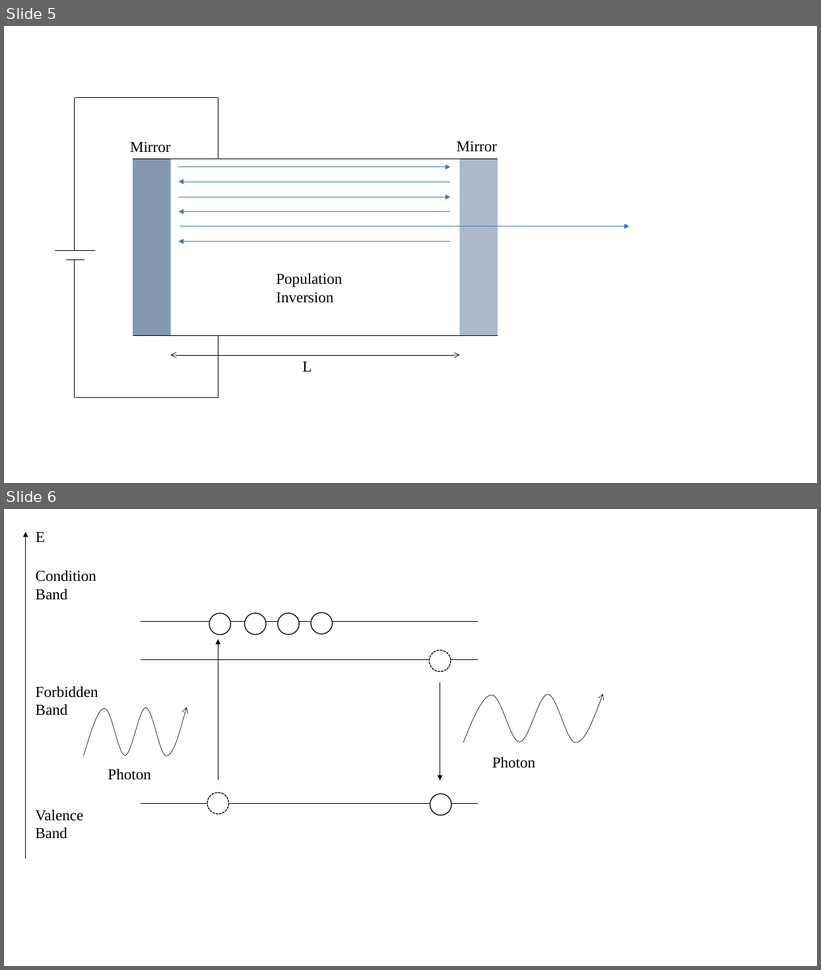
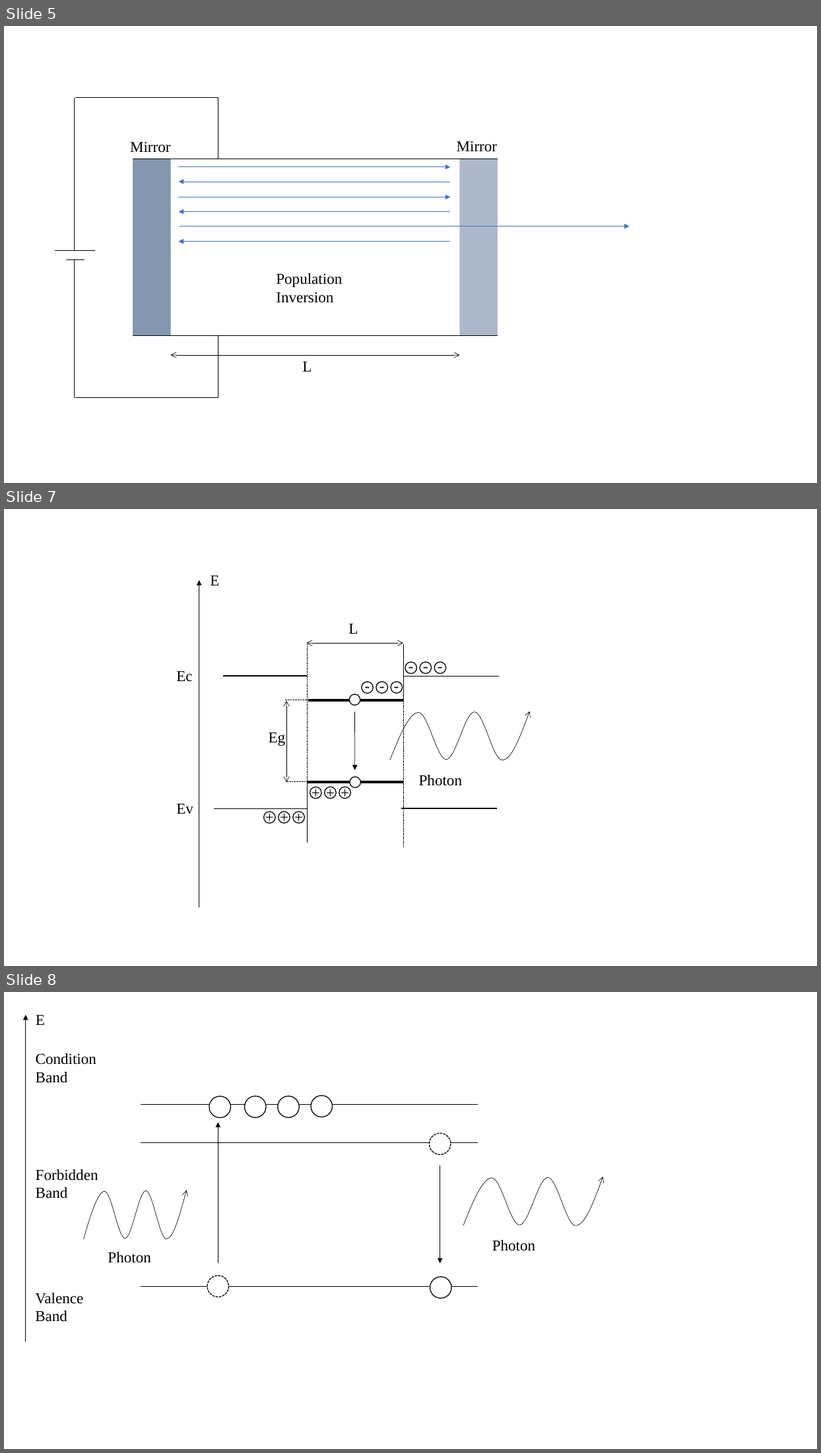
Before and after one commit to akican26/test1, a slide deck: 画像.pptx. Shown one above the other, each under a label of ours: slides 5 and 6 before the commit, slides 5, 7 and 8 after it; the slides between them are not shown. The pictures are 821x970 and 821x1453 pixels, drawn with LibreOffice and Linux fonts; fonts in the diff are those of the drawing. Boxes give left, top, right and bottom in pixels: in the first picture for what was removed or moved away, otherwise in the second. Text is boxed around its words. In the diff, an @@ line names an element or a change of style, - is before the commit and + after.

```diff
--- a/画像.pptx
+++ b/画像.pptx
@@ slide 7 added at (x1=4, y1=509, x2=817, y2=966), background #FFFFFF @@
@@ group added at (x1=403, y1=654, x2=451, y2=678): 3 texts, 3 ellipses @@
+-
+-
+-
@@ line added from (223, 676) to (307, 676), #000000 1 pt @@
@@ group added at (x1=359, y1=673, x2=408, y2=698): 3 texts, 3 ellipses @@
+-
+-
+-
@@ line added from (285, 700) to (307, 700), #000000 0.75 pt dashed @@
@@ freeform shape added at (x1=390, y1=712, x2=530, y2=760), outline #000000 0.5 pt @@
@@ group added at (x1=176, y1=576, x2=499, y2=908): 9 lines, 5 texts, 2 arrows, 2 ellipses, 2 double arrows @@
+Ec
+Ev
+E
+Eg
+L
@@ text added at (x1=419, y1=775, x2=462, y2=786), 18 pt, text #000000 @@
+Photon
@@ group added at (x1=306, y1=780, x2=354, y2=804): 3 texts, 3 ellipses @@
++
++
++
@@ group added at (x1=259, y1=805, x2=308, y2=829): 3 texts, 3 ellipses @@
++
++
++
@@ line added from (402, 809) to (498, 809), #000000 1 pt @@
@@ what was slide 6 is now slide 8 @@
```
Also in this commit, not shown: 1 other slide added, 34 other files.
